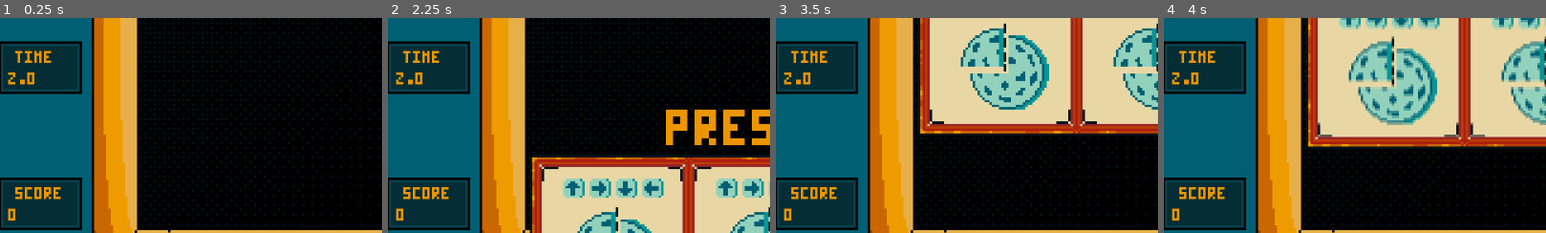
Above: before the commit, frames 1-4 (left to right).
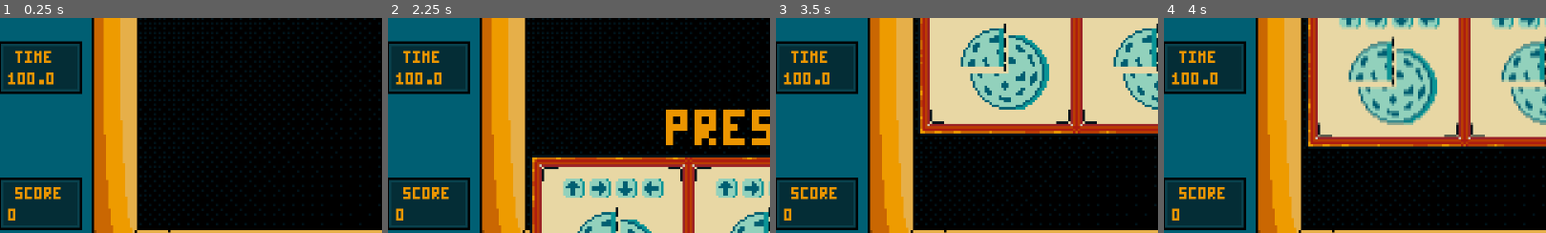
Above: after the commit, the same moments.

Repository: markkarrica/ldmania
Game: Godot game, scene res://core/main/main_scene.tscn
Same seed, same stepped clock (60 frames per second), same inputs: the game is played once before the commit and once after it. This scene is started directly instead of the project's main scene. Sound files missing from this copy of the repository are replaced by a short silence.
Inputs (mouse positions are % of the whole screen's width and height, from its top left):
- Up to frame 1 (0.25 s): no input
- Up to frame 2 (2.25 s): tap E (interact) at 0.5, 2 s; move the mouse to (72, 45) at 0.52 s; hold D (move_right) 0.53-1.25 s; hold E (interact) 0.53-1.25 s; click (72, 45) at 0.67 s; drag from (30, 55) to (45, 70) at 1.27 s; move the mouse to (60, 28) at 2.02 s; hold D (move_right) from 2.03 s (still down); tap 2 at 2.1 s
- Up to frame 3 (3.5 s): release D (move_right) at 2.75 s; tap E (interact) at 2.75 s; drag from (45, 70) to (20, 35) at 2.77 s
- Up to frame 4 (4 s): tap E (interact) at 3.5 s; move the mouse to (80, 65) at 3.52 s; hold A (move_left) from 3.53 s (still down); tap 4 at 3.6 s
The pictures show only the part of the screen within x 2-52%, y 38-88%; the shares and areas given below are measured in that part.

The runs differ from the first frame. In frame 1, 0.3% of the frame differs, in the area x 2-14%, y 25-32%; in frame 2, 0.3%; in frame 3, 0.3%; in frame 4, 0.3%.

Commit message:
Who cares atp

Diff:
--- a/core/main/game_over.gd
+++ b/core/main/game_over.gd
@@ -27,8 +27,8 @@
 
 
 # Called every frame. 'delta' is the elapsed time since the previous frame.
-func _process(delta: float) -> void:
-	pass
+#func _process(delta: float) -> void:
+	#pass
 
 
 func _on_particles_timer_timeout() -> void:
--- a/core/main/main_scene.gd
+++ b/core/main/main_scene.gd
@@ -19,7 +19,7 @@
 @onready var transition_player: AnimationPlayer = $TransitionAnimation
 
 var is_failed = false
-const BASE_TIME: float = 2
+const BASE_TIME: float = 100
 var counting = false
 
 func _animate_slot_and_load_minigame():
@@ -46,6 +46,12 @@
 	_load_next_minigame()
 
 func _ready() -> void:
+	var vol = float(Settings.effects_volume) / 100
+
+	$PlayerLoseMinigame.volume_linear = vol
+	$PlayerRoundCompleted.volume_linear = vol
+	$PlayerWinMinigame.volume_linear = vol
+
 	StateMachine.time_left = BASE_TIME
 	for i in range(Games.GAMES_AMOUNT):
 		minigames.append(i)
--- a/intro/full_logo/full_logo.gd
+++ b/intro/full_logo/full_logo.gd
@@ -9,8 +9,8 @@
 
 
 # Called every frame. 'delta' is the elapsed time since the previous frame.
-func _process(delta: float) -> void:
-	pass
+#func _process(delta: float) -> void:
+	#pass
 
 
 func _on_timer_timeout() -> void:
--- a/minigames/pizza/input_prompt.gd
+++ b/minigames/pizza/input_prompt.gd
@@ -13,7 +13,7 @@
 	OneDirection = 999
 }
 
-var directions: Array[Direction]
+var _directions: Array[Direction]
 var wrap_after: int = 10
 @onready var up_arrow: Sprite2D = $UpArrow
 @onready var xoffset: float = up_arrow.texture.get_size().x + 4 # 4 is a bit of margin
@@ -22,7 +22,7 @@
 var correct_guesses: int = 0
 
 func init(directions: Array[Direction]):
-	self.directions = directions
+	_directions = directions
 	var x: float = xoffset / 2
 	var y: float = yoffset / 2
 	var index: int = 0
@@ -62,19 +62,19 @@
 	var correct_dir: bool = false
 	if(event.is_action_pressed("move_down")):
 		is_dir_pressed = true
-		if(directions[correct_guesses] == Direction.down):
+		if(_directions[correct_guesses] == Direction.down):
 			correct_dir = true
 	elif(event.is_action_pressed("move_left")):
 		is_dir_pressed = true
-		if(directions[correct_guesses] == Direction.left):
+		if(_directions[correct_guesses] == Direction.left):
 			correct_dir = true
 	elif(event.is_action_pressed("move_right")):
 		is_dir_pressed = true
-		if(directions[correct_guesses] == Direction.right):
+		if(_directions[correct_guesses] == Direction.right):
 			correct_dir = true
 	elif(event.is_action_pressed("move_up")):
 		is_dir_pressed = true
-		if(directions[correct_guesses] == Direction.up):
+		if(_directions[correct_guesses] == Direction.up):
 			correct_dir = true
 
 	if(correct_dir):
@@ -83,11 +83,11 @@
 		tween.tween_property(current_direction, "modulate:a", 0.6, 0.2).set_ease(Tween.EASE_IN_OUT)
 		correct_guesses += 1
 		emit_signal("cut_pizza", correct_guesses)
-		if(correct_guesses == len(directions)):
+		if(correct_guesses == len(_directions)):
 			emit_signal("end", true)
 	elif(is_dir_pressed): emit_signal("end", false)
 
 
 # Called every frame. 'delta' is the elapsed time since the previous frame.
-func _process(delta: float) -> void:
-	pass
+#func _process(delta: float) -> void:
+	#pass
--- a/minigames/pizza/pizza.gd
+++ b/minigames/pizza/pizza.gd
@@ -16,7 +16,7 @@
 
 	var pizza_texture: Texture2D = $Pizza.texture
 	var pizza_position: Vector2 = $Pizza.position
-	var pizza_radius := pizza_texture.get_height() / 2
+	var pizza_radius := float(pizza_texture.get_height()) / 2
 	var pizza_x_start := pizza_position.x
 	var pizza_y_start := pizza_position.y
 
@@ -30,6 +30,7 @@
 	line2D.add_point(Vector2(pizza_x_start - x, pizza_y_start - y))
 	line2D.add_point(Vector2(pizza_x_start + x, pizza_y_start + y))
 	add_child(line2D)
+	move_child(line2D, -2)
 
 func _on_input_prompt_end(success: bool) -> void:
 	minigame_end(success, 10 if success else 0)
--- a/minigames/pizza/pizza.tscn
+++ b/minigames/pizza/pizza.tscn
@@ -16,8 +16,7 @@
 texture = ExtResource("2_nimag")
 
 [node name="InputPrompt" parent="." unique_id=2064534793 instance=ExtResource("3_1hu3y")]
-
-[node name="Line2D" type="Line2D" parent="." unique_id=1293483647]
+z_index = 1
 
 [connection signal="cut_pizza" from="InputPrompt" to="." method="_cut_pizza"]
 [connection signal="end" from="InputPrompt" to="." method="_on_input_prompt_end"]
--- a/project.godot
+++ b/project.godot
@@ -20,7 +20,7 @@
 [autoload]
 
 Util="*uid://cqhtt85tja2ff"
-StateMachine="*uid://cvumim4ltmspe"
+StateMachine="*uid://m0n27mutg1r1"
 Settings="*uid://dscie375x6lgb"
 Games="*uid://cwaovgyy75v7a"
 
--- a/ui/main_menu/main_menu.gd
+++ b/ui/main_menu/main_menu.gd
@@ -52,6 +52,7 @@
 
 
 func _ready() -> void:
+	$AudioStreamPlayer.volume_linear = float(Settings.music_volume) / 100
 	title.rotation_degrees = max_rotation
 	randomize_labels()
 
@@ -111,7 +112,6 @@
 
 
 func _on_audio_stream_player_2d_finished() -> void:
-	print("Hello")
 	music.play()
 
 
--- a/ui/settings_menu/settings_menu.gd
+++ b/ui/settings_menu/settings_menu.gd
@@ -6,12 +6,14 @@
 
 # Called when the node enters the scene tree for the first time.
 func _ready() -> void:
+	effects_volume_slider.value = Settings.effects_volume
+	music_volume_slider.value = Settings.music_volume
 	pass # Replace with function body.
 
 
 # Called every frame. 'delta' is the elapsed time since the previous frame.
-func _process(delta: float) -> void:
-	pass
+#func _process(delta: float) -> void:
+	#pass
 
 
 func _on_effects_volume_slider_drag_ended(value_changed: bool) -> void:
